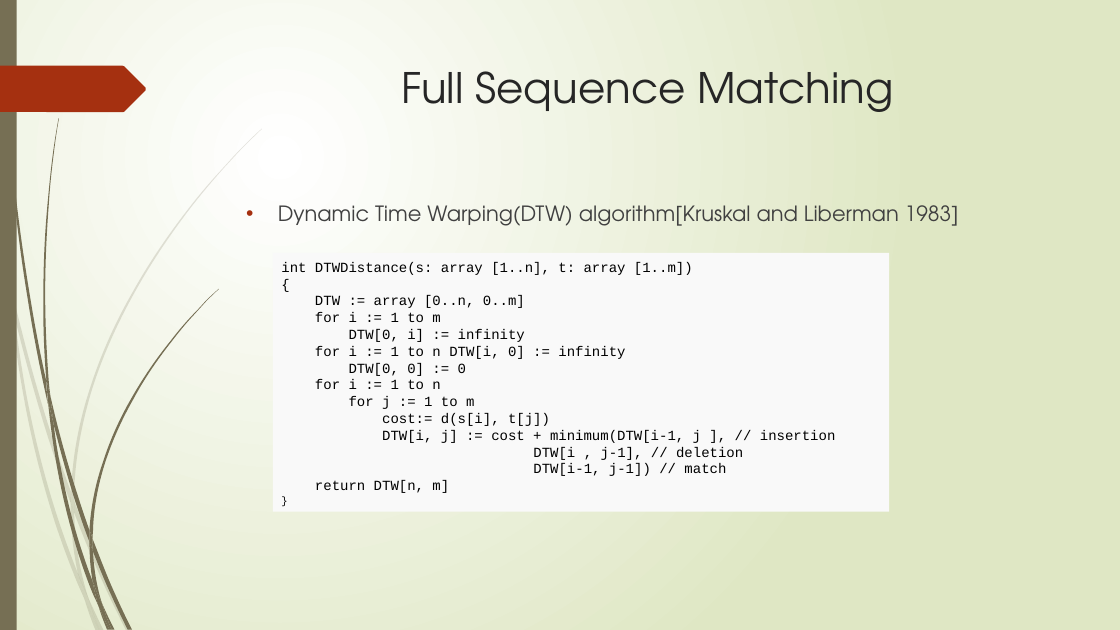
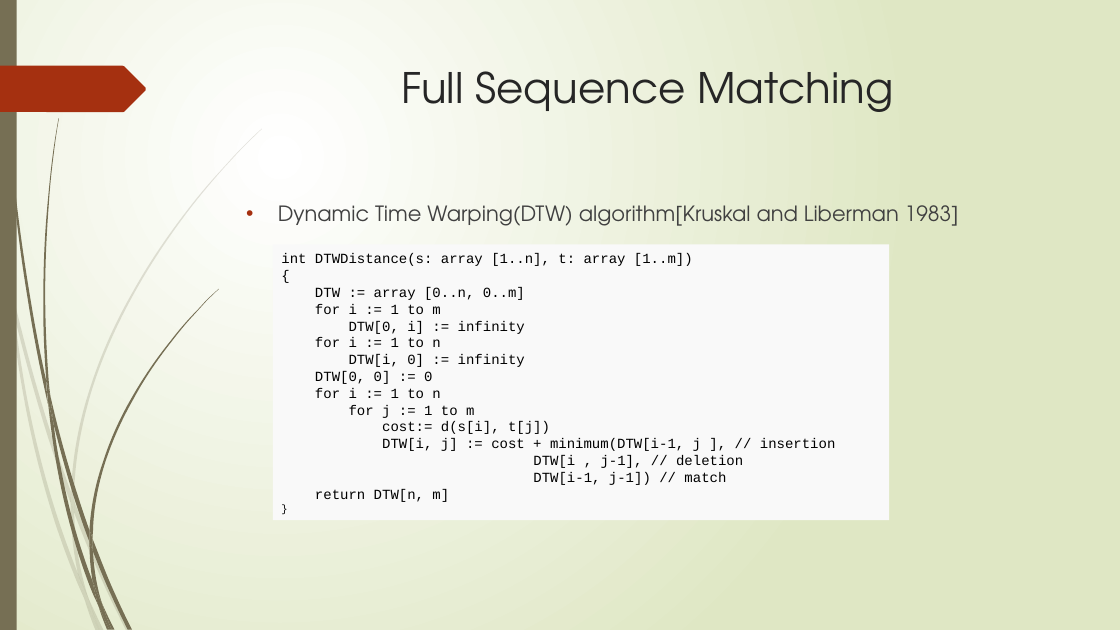
Before and after one commit to zixiaojindao/time-series-survey, a slide deck: slide 26 of slide/tsdm.pptx. Drawn at 1120x630 pixels with LibreOffice and Linux fonts; fonts in the diff are those of the drawing. Boxes give left, top, right and bottom in pixels: in the first picture for what was removed or moved away, otherwise in the second. Text is boxed around its words. In the diff, an @@ line names an element or a change of style, - is before the commit and + after.

```diff
--- a/slide/tsdm.pptx
+++ b/slide/tsdm.pptx
@@ rectangle "int DTWDistance(s: array [1..n], t: ...": place and size @@
-rectangle "int DTWDistance(s: array [1..n], t: ..." at (273,253,890,512)
+rectangle "int DTWDistance(s: array [1..n], t: ..." at (273,245,890,520)
@@ text in rectangle at (315,337,525,367): text changed @@
-for i := 1 to n DTW[i, 0] := infinity
+for i := 1 to n
+DTW[i, 0] := infinity
```
Also in this commit, not shown: 4 other slides changed.
